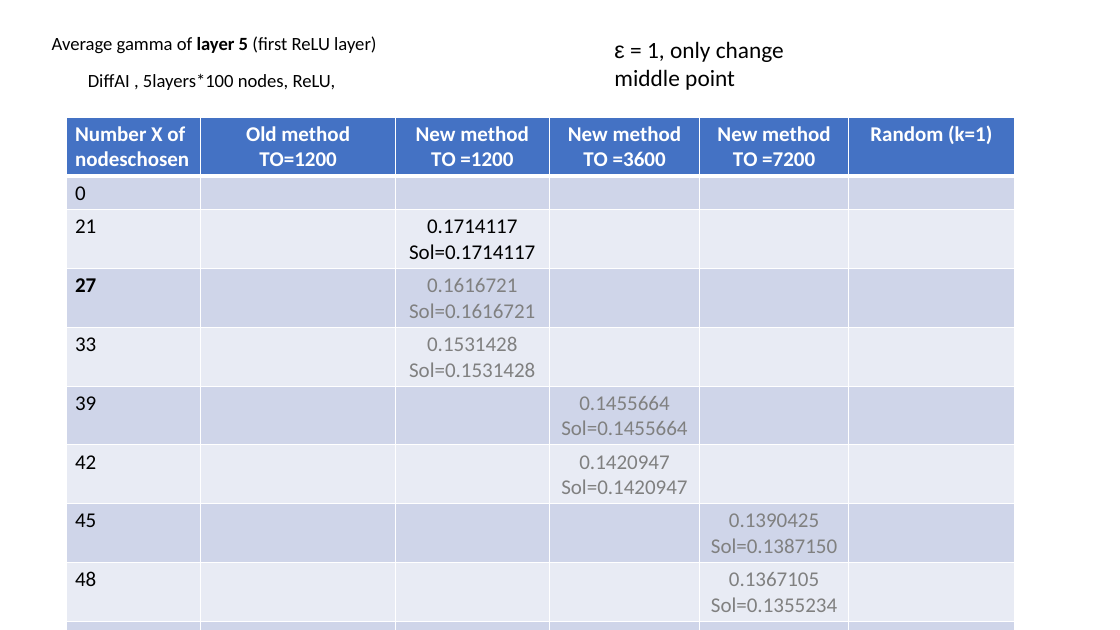
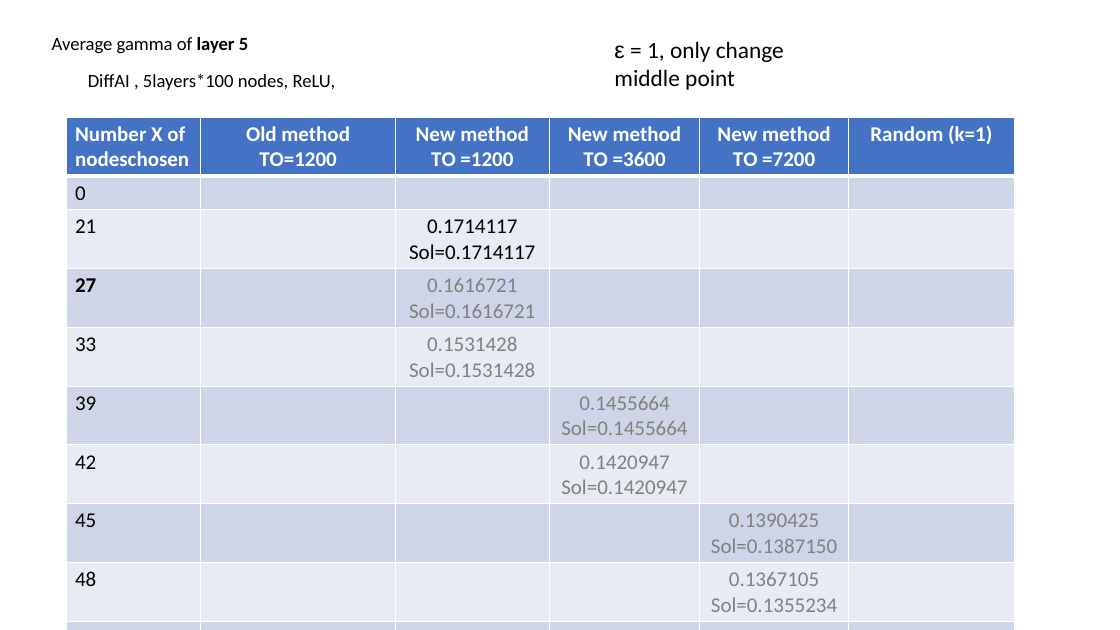
Before and after one commit to blaisegenest/vericompensate, a slide deck: slide 21 of lipschitz/Liptscitz.pptx. Drawn at 1120x630 pixels with LibreOffice and Linux fonts; fonts in the diff are those of the drawing. Boxes give left, top, right and bottom in pixels: in the first picture for what was removed or moved away, otherwise in the second. Text is boxed around its words. In the diff, an @@ line names an element or a change of style, - is before the commit and + after.

```diff
--- a/lipschitz/Liptscitz.pptx
+++ b/lipschitz/Liptscitz.pptx
@@ text at [52, 37, 248, 54]: text changed @@
-Average gamma of layer 5 (first ReLU layer)
+Average gamma of layer 5
```
Also in this commit, not shown: 1 other slide changed.
